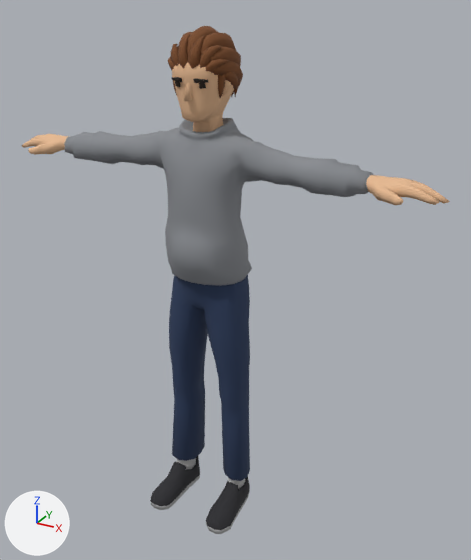
The glTF model web/public/assets/models/people/man-grey.glb as it was, and as the next commit left it.
Camera for both pictures: a 50 mm lens placed at (1.089, -1.839, 1.827), pointed at (0.085, -0.014, 0.915). The axes (+X, +Y, +Z) are drawn at lower left. The lights are the same throughout. The picture after the commit comes second. Vertices at exactly the same position are counted once.

Names of what the first picture shows: 'man-grey-mesh'.
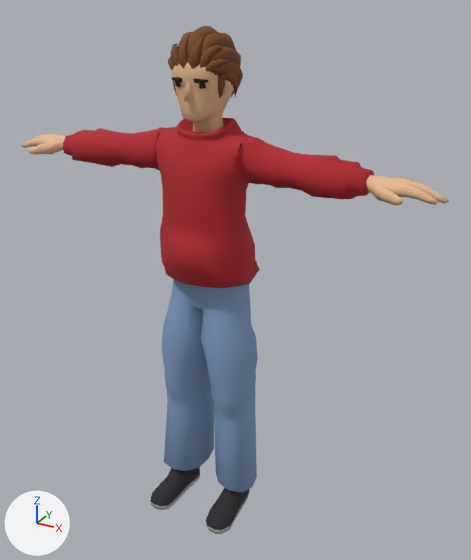
Where the change shows, as pixel boxes [x1, y1, x2, y2] in the pictures (471 x 560 px; the box of a moved part takes in the faces that stretch with it):
```json
{"object": "man-grey-mesh", "change": "recoloured, reshaped", "before": [22, 26, 450, 534], "after": [22, 26, 450, 534]}
{"part": 1, "of": "me_man_grey_mesh", "change": "moved or reshaped", "before": [64, 118, 373, 481], "after": [63, 118, 374, 492]}
```

Edits to the scene script, one JSON object a line:
```json
{"op": "set", "path": "mat_purple.base_color", "old": "(0.254, 0.266, 0.287)", "new": "(0.451, 0.0194, 0.0273)", "note": "grey #8a8d92 -> red #b3262e"}
{"op": "set", "path": "mat_lightblue.base_color", "old": "(0.0242, 0.0452, 0.107)", "new": "(0.212, 0.332, 0.527)", "note": "dark blue #2b3c5c -> blue #7f9cc0"}
{"block": "me_man_grey_mesh", "where": "# used by ob_man_grey_mesh; location = (0.0, 0.0, 0.0)"}
{"op": "remove", "block": "me_man_grey_mesh", "code": "me_man_grey_mesh.from_pydata(...)  # 3169 vertices, 6182 faces; spans x -0.78..0.78, y -0.27..0.08, z 0.0..1.74"}
{"op": "add", "block": "me_man_grey_mesh", "code": "me_man_grey_mesh.from_pydata(...)  # 3169 vertices, 6182 faces; spans x -0.78..0.78, y -0.27..0.1, z 0.0..1.74"}
{"block": "me_man_grey_mesh", "change": "me_man_grey_mesh part 1: 738 of 3169 vertices moved; they spanned x -0.55..0.55, y -0.18..0.08, z 0.12..1.47 and now span x -0.55..0.55, y -0.2..0.1, z 0.09..1.47; mean shift (0.0, 0.0, 0.0); largest move (0.07, 0.01, 0.13) -> (0.05, 0.04, 0.11)"}
```
